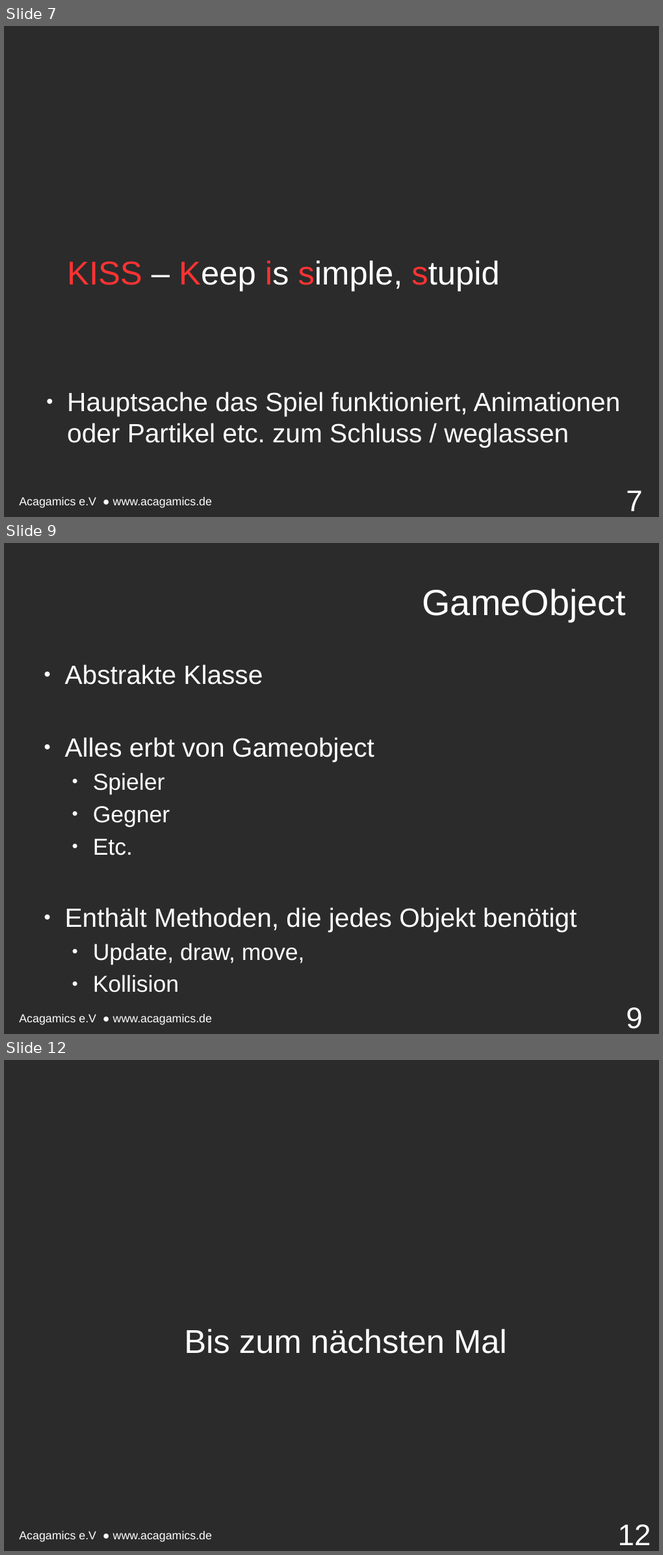
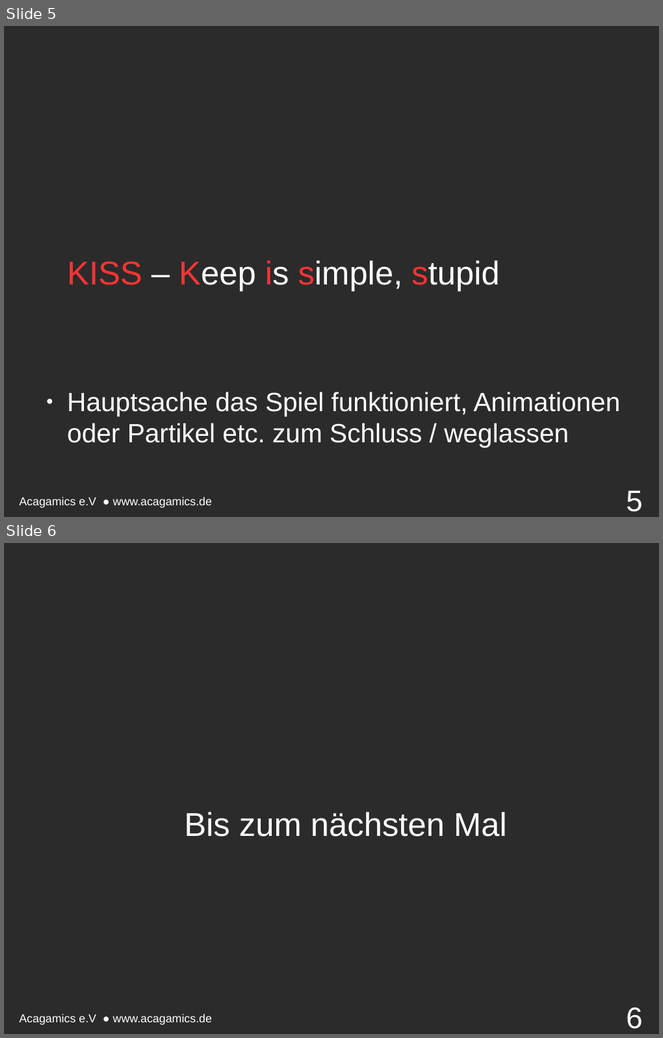
Before and after one commit to endert/Intro2D, a slide deck: 10. Vorlesung 16.12.15/10. Vorstellung.odp. Shown one above the other, each under a label of ours: slides 7, 9 and 12 before the commit, slides 5 and 6 after it; the slides between them are not shown. The pictures are 663x1555 and 663x1038 pixels, drawn with LibreOffice and Linux fonts; fonts in the diff are those of the drawing; background and template pictures are left out; a plain dark background stands for a picture behind light text. Boxes give left, top, right and bottom in pixels: in the first picture for what was removed or moved away, otherwise in the second. Text is boxed around its words. In the diff, an @@ line names an element or a change of style, - is before the commit and + after.

```diff
--- a/10. Vorlesung 16.12.15/10. Vorstellung.odp
+++ b/10. Vorlesung 16.12.15/10. Vorstellung.odp
@@ slide 9 removed at (4, 543, 659, 1034), background picture (left out); not listed: 1 template element that a slide beside it also shows @@
@@ title removed at (423, 589, 626, 622) @@
-GameObject
@@ text removed at (65, 665, 577, 993) @@
-● Abstrakte Klasse
-● Alles erbt von Gameobject
-  ● Spieler
-  ● Gegner
-  ● Etc.
-● Enthält Methoden, die jedes Objekt benötigt
-  ● Update, draw, move,
-  ● Kollision
@@ page number removed at (626, 1008, 642, 1029) @@
-9
@@ what was slide 7 is now slide 5 @@
@@ page number at (626, 491, 642, 512): text changed @@
-7
+5
@@ what was slide 12 is now slide 6 @@
@@ page number at (626, 1008, 642, 1029): text changed @@
-12
+6
```
Also in this commit, not shown: 1 slide changed, 5 other slides removed, 51 other files.
